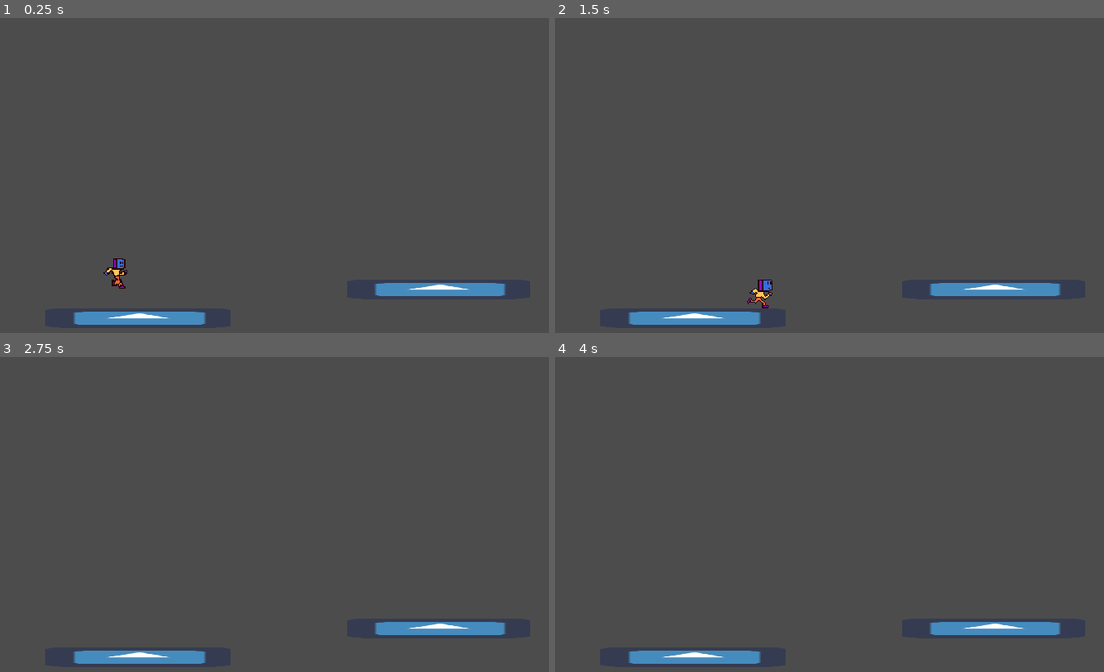
Above: before the commit, frames 1-4 (two rows, left to right).
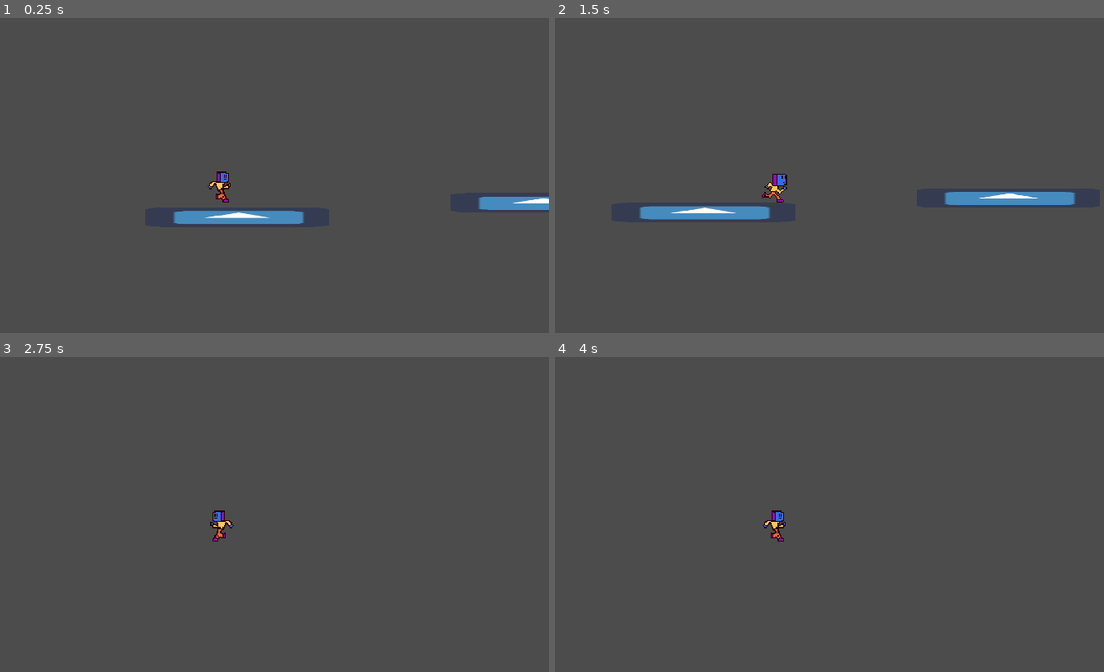
Above: after the commit, the same moments.

Repository: Ftcv/Sofrido-Re
Game: Godot game, scene res://MyProject/project/src/Levels/Playground.tscn
The game is run twice, just before and just after one commit, with the same random seed, the same clock (stepped at 60 frames per second) and the same inputs. The engine's default icon, where the game draws it, is replaced by a stand-in: a white triangle on a blue panel in a dark square.
Inputs:
- Up to frame 1 (0.25 s): no input
- Up to frame 2 (1.5 s): hold Right (ui_right) from 0.53 s (still down)
- Up to frame 3 (2.75 s): release Right (ui_right) at 2.03 s; hold Left (ui_left) from 2.03 s (still down)
- Up to frame 4 (4 s): tap Enter at 2.75 s; release Left (ui_left) at 2.78 s; hold Right (ui_right) from 2.78 s (still down); tap Space at 3.5 s

The runs differ from the first frame. In frame 1, 3.9% of the frame differs, in the area x 13-100%, y 48-98%; in frame 2, 4.4%, in the area x 13-95%, y 49-98%; in frame 3, 2.2%; in frame 4, 2.2%.

Commit message:
Squashed commit of the following:
commit 3395e0282eb437737502168f26e992c1ae6789c7
Author: roeri6 <95499331+roeri6@users.noreply.github.com>
Date:   Sat Apr 23 17:53:55 2022 -0300

    mexi na arte de correr

    com x no mexi

commit cc973c68d9f272688630c2864edd7af59233643d
Author: roeri6 <95499331+roeri6@users.noreply.github.com>
Date:   Sat Apr 23 16:58:35 2022 -0300

    Fiz tilemap e ajeitei codigo de movimento depois apaguei tudo

    kkkkkkkkkkk voce que vai fazer!!!!!!!!!!!!!!!!!!!!!!!!!!!!!!! Deixei só o tilemap desenhado na pasta pelo menos

commit c7f4947a82326e110478f4abefa916e8a25c77d8
Author: Philippe Canavarro <pgcanavarro@gmail.com>
Date:   Thu Apr 21 19:30:19 2022 +0100

    Adicao do Mr. Frenjohn

Diff:
--- a/MyProject/project/src/Entidades/Player/Player.gd
+++ b/MyProject/project/src/Entidades/Player/Player.gd
@@ -35,6 +35,7 @@
 	if is_alive == true:
 
 		move_and_slide(motion, Vector2(0, -1))
+
 		motion.y += gravity
 		inertia()
 		player_input()
--- a/MyProject/project/src/Entidades/Player/Player.tscn
+++ b/MyProject/project/src/Entidades/Player/Player.tscn
@@ -5,7 +5,7 @@
 [ext_resource path="res://MyProject/project/assets/Imagens/Playersprite.png" type="Texture" id=3]
 
 [sub_resource type="RectangleShape2D" id=1]
-extents = Vector2( 9.5, 14 )
+extents = Vector2( 7, 14 )
 
 [sub_resource type="Animation" id=2]
 resource_name = "Andando"
--- a/MyProject/project/src/Levels/Playground.tscn
+++ b/MyProject/project/src/Levels/Playground.tscn
@@ -17,17 +17,8 @@
 [node name="Player" parent="." instance=ExtResource( 1 )]
 position = Vector2( 0, -3 )
 
-[node name="Chao_temp" type="StaticBody2D" parent="."]
-
-[node name="CollisionShape2D" type="CollisionShape2D" parent="Chao_temp"]
-position = Vector2( 20, 38 )
-shape = SubResource( 1 )
-
-[node name="Sprite" type="Sprite" parent="Chao_temp"]
-position = Vector2( 62.877, 38 )
-scale = Vector2( 2.82813, 0.296875 )
-texture = ExtResource( 3 )
-offset = Vector2( -14.9841, -1.6842 )
+[node name="Camera2D" type="Camera2D" parent="Player"]
+current = true
 
 [node name="Chao_temp2" type="StaticBody2D" parent="."]
 
@@ -40,3 +31,15 @@
 scale = Vector2( 2.79688, 0.296875 )
 texture = ExtResource( 3 )
 offset = Vector2( -14.9841, -1.6842 )
+
+[node name="Chao_temp3" type="StaticBody2D" parent="."]
+
+[node name="CollisionShape2D" type="CollisionShape2D" parent="Chao_temp3"]
+position = Vector2( 14, 24 )
+shape = SubResource( 1 )
+
+[node name="Sprite" type="Sprite" parent="Chao_temp3"]
+position = Vector2( 58, 24 )
+scale = Vector2( 2.79688, 0.296875 )
+texture = ExtResource( 3 )
+offset = Vector2( -14.9841, -1.6842 )
--- a/project.godot
+++ b/project.godot
@@ -21,8 +21,13 @@
 window/size/height=360
 window/size/test_width=1280
 window/size/test_height=720
+window/vsync/use_vsync=false
 window/stretch/mode="2d"
 window/stretch/aspect="keep"
+
+[global]
+
+vsync=false
 
 [importer_defaults]
 
Binary file added: MyProject/project/assets/Imagens/Tileset_atlas_template.png
Not shown, added: MyProject/project/assets/Imagens/Tileset_atlas_template.png.import
Binary file added: MyProject/project/assets/Imagens/Tileset_autotile_template.png
Not shown, added: MyProject/project/assets/Imagens/Tileset_autotile_template.png.import
Binary file changed: MyProject/to_import/InimigosSpriteSpag.png
